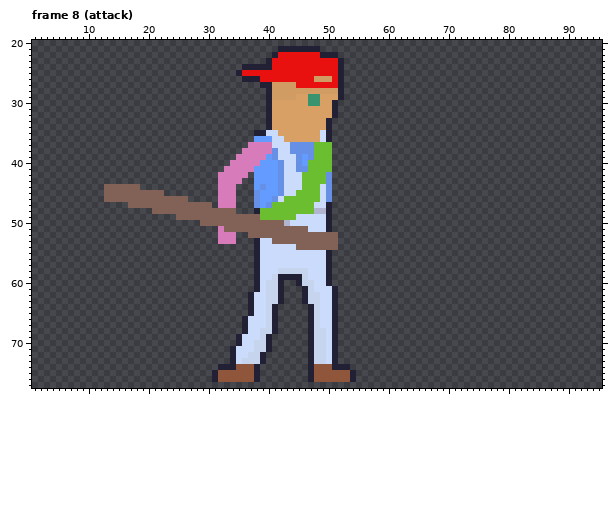
Two states of a pixel-art file, characters/player.ase. Above is the file before it was changed.
96x96 pixels, 11 frames. Shown: frame 8 (attack): x 1..95, y 20..77. The commit also changed other frames, which this record leaves out.
After:
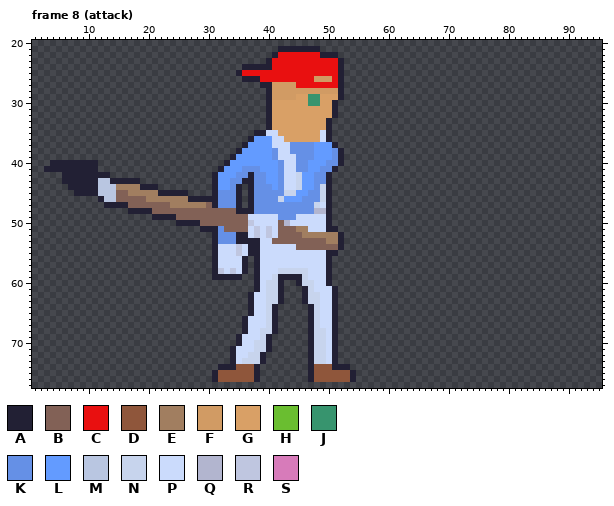
Palette (. is transparent): A #222034  B #826156  C #e91010  D #8f563b  E #a17e60  F #d19b64  G #d9a066  H #6abe30  J #37946e  K #6590e6  L #639bff  M #b9c6e1  N #c7d4ed  P #cbdbfc  Q #b2b5cf  R #bfc6e0  S #d77bba
The exact change:
layer "Layer 7" opacity 100% -> 63%
layer "Layer 5" removed
Changed rows in their new state; - is an unchanged pixel.
Frame 8 (attack), layers "Layer 7", "Layer 6":
first column x 3:
36 ----------------------------------A---------------
37 ---------------------------------ALLLL-------LLLA-
38 --------------------------------ALLLLL-------LLLKA
39 -------------------------------ALLLLL------K-LLLKA
40 -AAAAAAAA---------------------ALLLLL-------KLLLKKA
41 AAAAAAAAA--------------------ALLLKKK--------LLKKA-
42 ---AAAAAAAA-----------------ALLLKKAKK-----NLLKKA--
43 ---AAAAAAMMAAAAA------------ALLKKAAKK-----NLLKKA--
44 ----AAAAAMMMEEEEAAA---------ALLKA-AK-K----NLLKNA--
45 -----AAAAMMM--EEEEEAAAAA----AKKKA-A-KKK-NNLLKKNA--
46 ---------AMM-----EEEEEEEAAAAAKKKA-A-KK-NLLLKKKNA--
47 ----------AAAA-------EEEEEE-AKKKA-A-K-KKKKKKKN----
48 --------------AAAA--------------AAAKKKKKKKKKK-----
49 ------------------AAAA------------PPPPPKKK--------
50 ----------------------AAAA--------RPPPP-----------
51 --------------------------AAAK----PRPRP---EE----A-
52 ----------------------------AKKKAAPRPRP----EEEEEEA
53 ----------------------------AKKKAAA------------EEA
54 ----------------------------APPPRPA--------------A
55 ----------------------------APPPRPA-------------A-
56 ----------------------------APPPPA----------------
57 ----------------------------APPPPA----------------
58 ----------------------------ARPRPA----------------
59 ----------------------------AAAAA-----------------
Where, in picture pixels (left, top, right, bottom), the same in both pictures:
changed: (44, 136, 344, 280)
